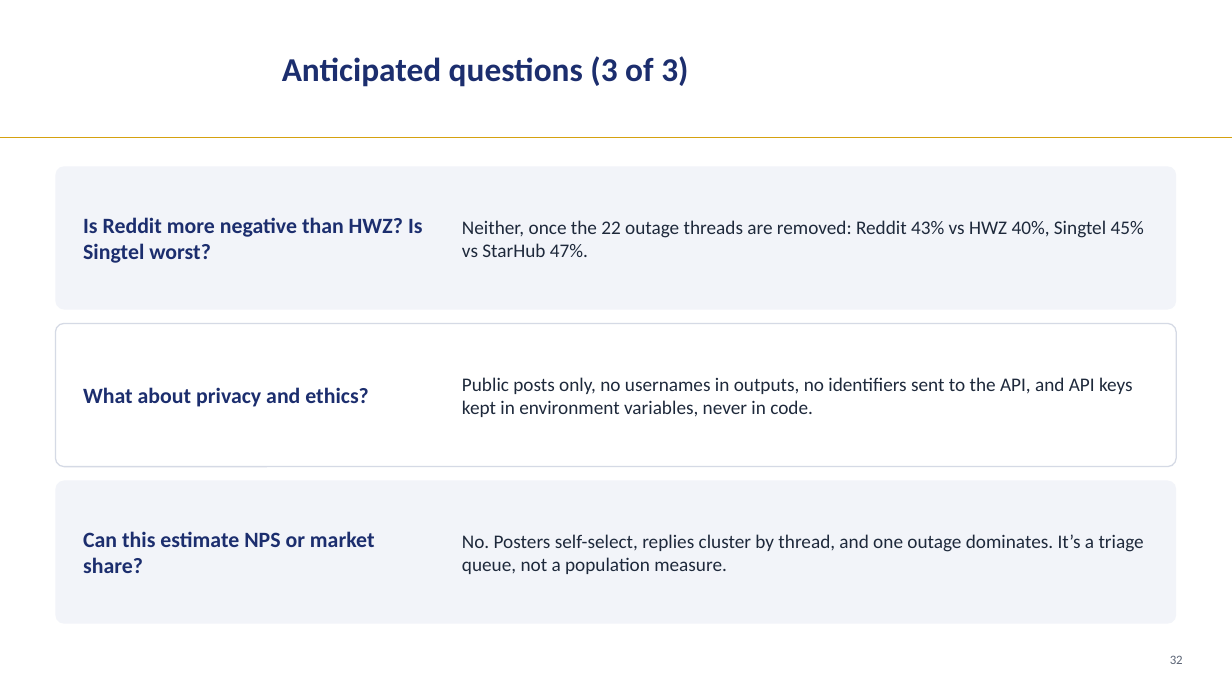
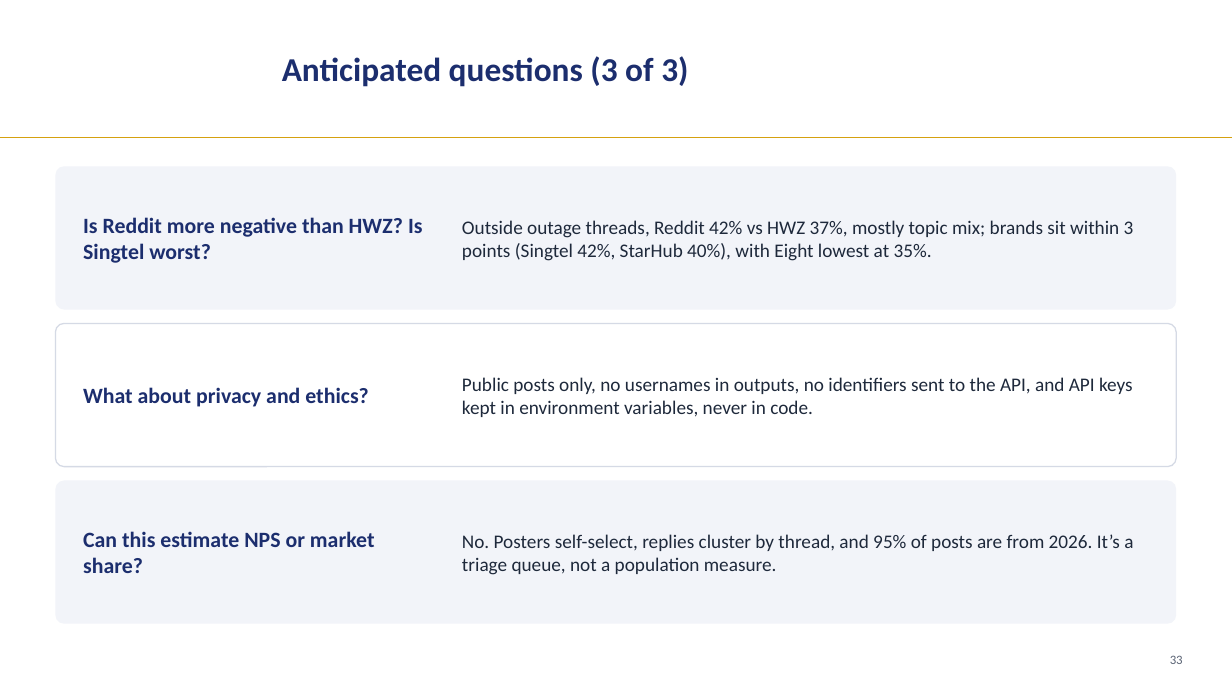
Before and after one commit to LizLicense/Public-Sentiment-Analysis-LLM-powered-Issue-Extraction, a slide deck: slide 33 of presentation/capstone_walkthrough.pptx (slide 32 before the commit). Drawn at 1232x693 pixels with LibreOffice and Linux fonts; fonts in the diff are those of the drawing; background and template pictures are left out. Boxes give left, top, right and bottom in pixels: in the first picture for what was removed or moved away, otherwise in the second. Text is boxed around its words. In the diff, an @@ line names an element or a change of style, - is before the commit and + after.

```diff
--- a/presentation/capstone_walkthrough.pptx
+++ b/presentation/capstone_walkthrough.pptx
@@ text at [462, 220, 1134, 261]: text changed @@
-Neither, once the 22 outage threads are removed: Reddit 43% vs HWZ 40%, Singtel 45% vs StarHub 47%.
+Outside outage threads, Reddit 42% vs HWZ 37%, mostly topic mix; brands sit within 3 points (Singtel 42%, StarHub 40%), with Eight lowest at 35%.
@@ text at [462, 534, 1133, 575]: text changed @@
-No. Posters self-select, replies cluster by thread, and one outage dominates. It’s a triage queue, not a population measure.
+No. Posters self-select, replies cluster by thread, and 95% of posts are from 2026. It’s a triage queue, not a population measure.
```
Also in this commit, not shown: 17 other slides changed, 1 slide added, 13 other files.
